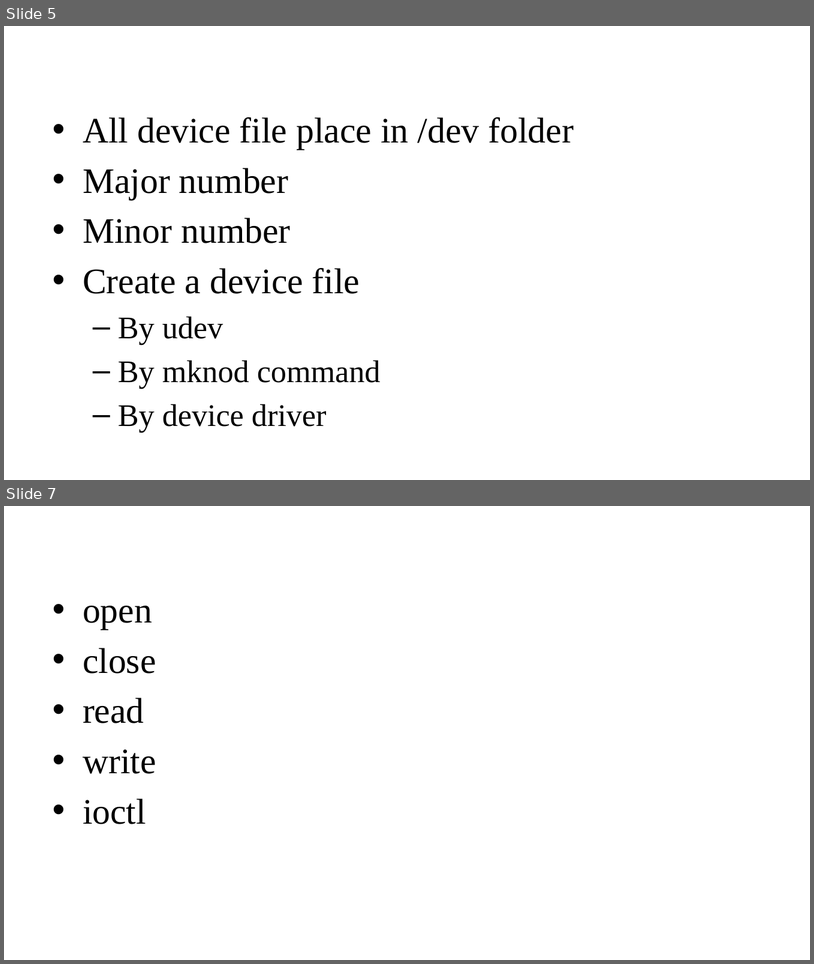
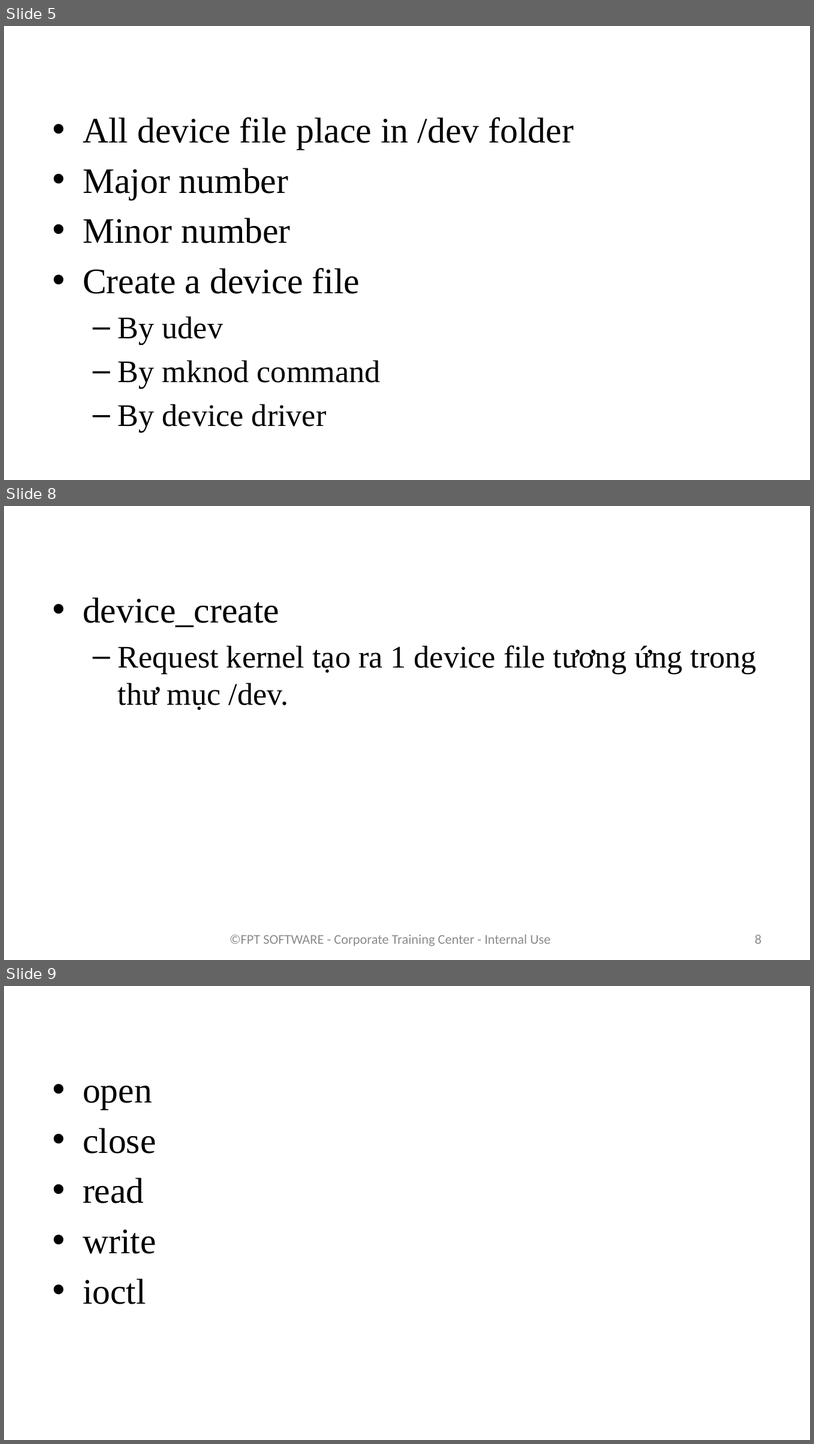
Before and after one commit to phuthodien/training_linux_embedded_v2, a slide deck: bai 4/Character device driver.pptx. Shown one above the other, each under a label of ours: slides 5 and 7 before the commit, slides 5, 8 and 9 after it; the slides between them are not shown. The pictures are 814x964 and 814x1444 pixels, drawn with LibreOffice and Linux fonts; fonts in the diff are those of the drawing; background and template pictures are left out. Boxes give left, top, right and bottom in pixels: in the first picture for what was removed or moved away, otherwise in the second. Text is boxed around its words. In the diff, an @@ line names an element or a change of style, - is before the commit and + after.

Commit message:
update source code device tree
update source code device tree

```diff
--- a/bai 4/Character device driver.pptx
+++ b/bai 4/Character device driver.pptx
@@ slide 8 added at bbox=[4, 506, 810, 960], background picture (left out) @@
@@ title added at bbox=[44, 506, 635, 562], 36 pt, text #FFFFFF, bold @@
+Create device file
@@ text added at bbox=[83, 597, 757, 710], 28 pt, text #000000 @@
+• device_create
+  – Request kernel tạo ra 1 device file tương ứng trong thư mục /dev.
@@ text added at bbox=[230, 934, 551, 946], 12 pt, text #8C8C8C @@
+©FPT SOFTWARE - Corporate Training Center - Internal Use
@@ page number added at bbox=[755, 934, 762, 943], 12 pt, text #8C8C8C @@
+8
@@ what was slide 7 is now slide 9 @@
```
Also in this commit, not shown: 2 slides changed, 1 other slide added, 4 other files.
